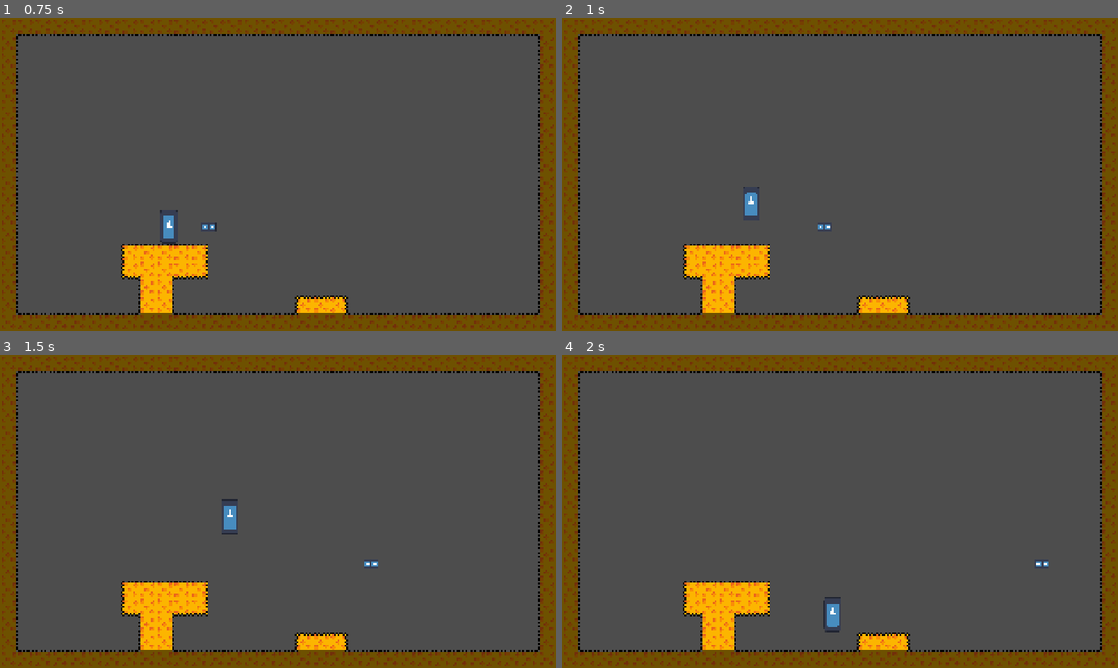
Above: before the commit, frames 1-4 (two rows, left to right).
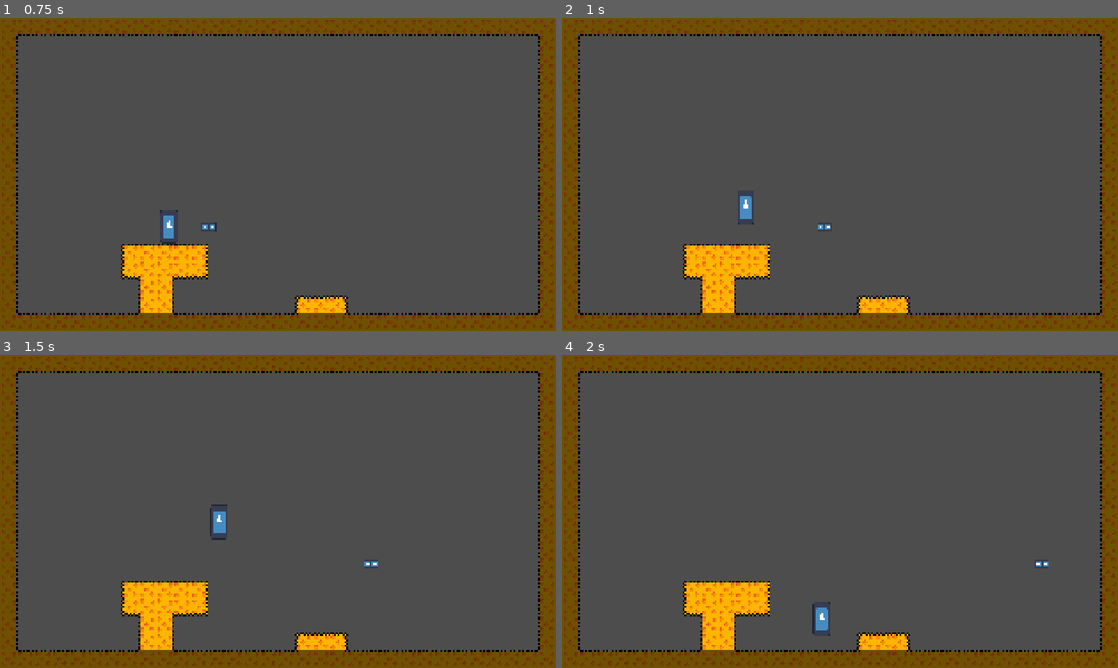
Above: after the commit, the same moments.

Repository: Breadstone58/cheese-miner
Game: Godot game, scene res://scenes/rooms/room_template.tscn
Two runs of this game, one before a commit and one after it. Both use one fixed random seed, a clock stepped at 60 frames per second and the inputs below. The engine's default icon, where the game draws it, is replaced by a stand-in: a white triangle on a blue panel in a dark square.
Inputs:
- Up to frame 1 (0.75 s): tap Enter (shoot) at 0.5 s; hold D (move_right) from 0.53 s (still down); hold Enter (shoot) from 0.53 s (still down)
- Up to frame 2 (1 s): keep holding D (move_right); keep holding Enter (shoot); tap Space (jump) at 0.77 s; tap Shift (lock_position, bound only after the commit) at 0.8 s
- Up to frame 3 (1.5 s): keep holding D (move_right); tap Space (jump) at 1.07 s; release Enter (shoot) at 1.28 s; tap Shift (lock_position, bound only after the commit) at 1.35 s
- Up to frame 4 (2 s): keep holding D (move_right); tap Space (jump) at 1.52, 1.55, 1.82 s

Frame 1 is identical in both runs. In frame 2, 0.2% of the frame differs, in the area x 31-36%, y 54-66%; in frame 3, 0.4%; in frame 4, 0.4%, in the area x 45-51%, y 77-90%.

Commit message:
Adding toggling for locking movement

Diff:
--- a/project.godot
+++ b/project.godot
@@ -70,6 +70,12 @@
 , Object(InputEventJoypadMotion,"resource_local_to_scene":false,"resource_name":"","device":-1,"axis":4,"axis_value":1.0,"script":null)
 ]
 }
+lock_position={
+"deadzone": 0.2,
+"events": [Object(InputEventKey,"resource_local_to_scene":false,"resource_name":"","device":-1,"window_id":0,"alt_pressed":false,"shift_pressed":false,"ctrl_pressed":false,"meta_pressed":false,"pressed":false,"keycode":0,"physical_keycode":4194325,"key_label":0,"unicode":0,"location":0,"echo":false,"script":null)
+, Object(InputEventJoypadButton,"resource_local_to_scene":false,"resource_name":"","device":-1,"button_index":10,"pressure":0.0,"pressed":false,"script":null)
+]
+}
 
 [physics]
 
--- a/scenes/player/player.gd
+++ b/scenes/player/player.gd
@@ -10,6 +10,8 @@
 var extra_jumps_left = extra_jumps
 # 1 for right, -1 for left
 var facing = 1
+@export var toggle_lock_mode: bool = false
+var is_position_locked: bool = false
 
 func _physics_process(delta: float) -> void:
 	# Add the gravity.
@@ -24,9 +26,10 @@
 	else:
 		air_time = AIR_TIME_MAX
 		extra_jumps_left = extra_jumps
+	handle_lock_input()
 
 	# Handle jump.
-	if Input.is_action_pressed("jump") and air_time > 0:
+	if Input.is_action_pressed("jump") and air_time > 0 and not is_position_locked:
 		velocity.y = JUMP_VELOCITY
 
 
@@ -35,10 +38,12 @@
 	var direction := Input.get_axis("move_left", "move_right")
 	var current_aim = get_aim_vector()
 	var is_aiming_diagonal_or_vertical = (current_aim.y != 0)
+	if is_position_locked and direction != 0:
+		facing = int(sign(direction))
 	# Locks movement when aiming diagonally
-	if is_aiming_diagonal_or_vertical and is_on_floor():
+	if is_position_locked:
 		velocity.x = move_toward(velocity.x, 0, SPEED)
-	elif direction:
+	elif direction != 0:
 		velocity.x = direction * SPEED
 		facing = int(sign(direction))
 	else:
@@ -54,20 +59,19 @@
 		var down = Input.is_action_pressed("aim_down")
 		var left = Input.is_action_pressed("move_left")
 		var right = Input.is_action_pressed("move_right")
+		var aim_x = facing
+		if left:
+			aim_x = -1
+		if right:
+			aim_x = 1
 		if up:
-			if left:
-				return Vector2(-0.707, -0.707)
-			elif right:
-				return Vector2(0.707, -0.707)
-			else:
-				return Vector2(0, -1)
-		elif down and not is_on_floor():
-			if left:
-				return Vector2(-0.707, 0.707)
-			elif right:
-				return Vector2(0.707, 0.707)
-			else:
-				return Vector2(0, 1)
+			if left or right or (is_position_locked and (left or right)):
+				return Vector2(aim_x * 0.707, -0.707)
+			return Vector2(0, -1)
+		elif down:
+			if left or right:
+				return Vector2(aim_x * 0.707, 0.707)
+			return Vector2(0, 1)
 		return Vector2(facing, 0)
 
 # Handles shooting and spawning bullets
@@ -79,3 +83,10 @@
 		if bullet.has_method("setup"):
 			bullet.setup(aim_direction)
 		get_tree().current_scene.add_child(bullet)
+
+func handle_lock_input() -> void:
+	if toggle_lock_mode:
+		if Input.is_action_just_pressed("lock_position"):
+			is_position_locked = !is_position_locked
+	else:
+		is_position_locked = Input.is_action_pressed("lock_position")
